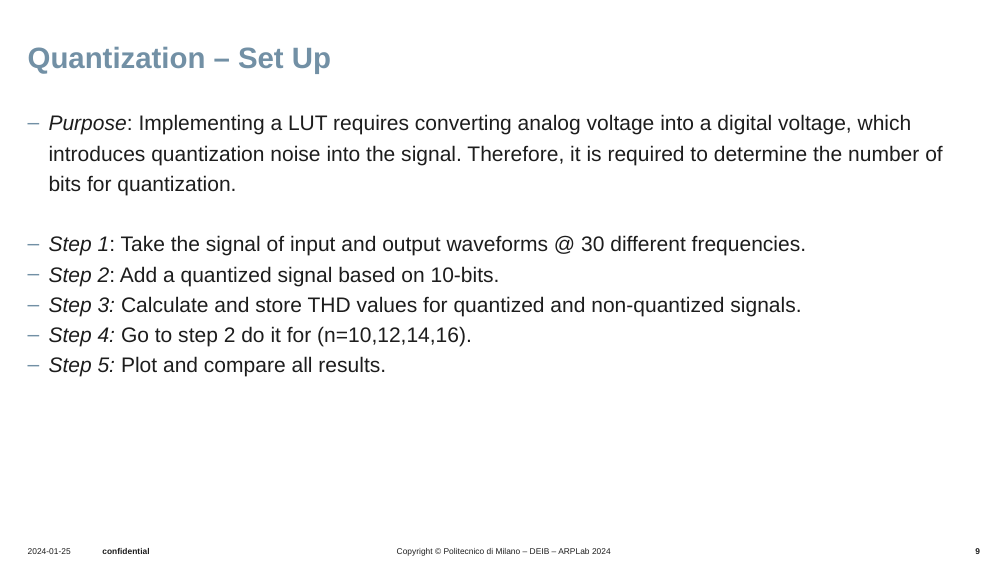
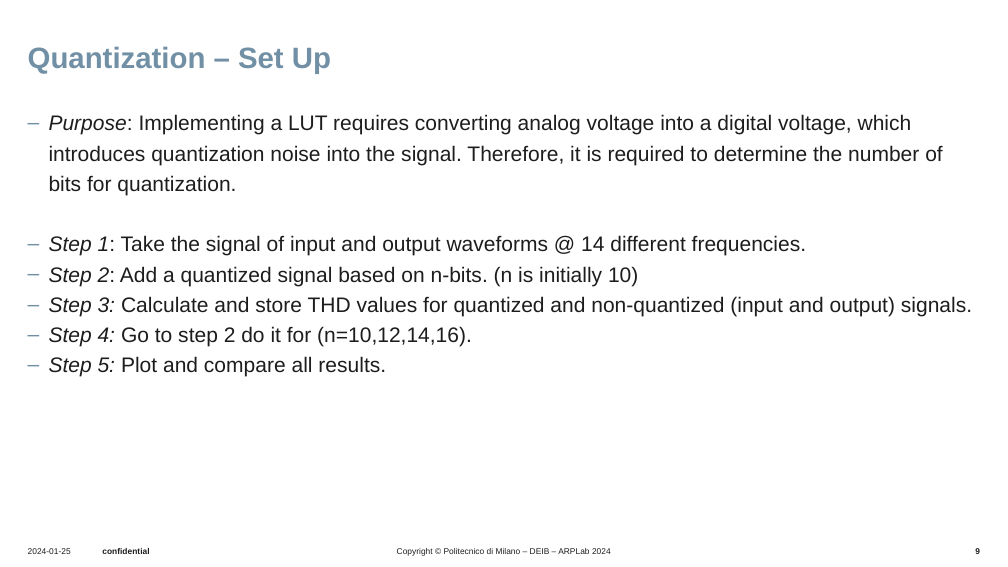
Before and after one commit to UseProxy305/thesisWork, a slide deck: slide 9 of Presentations/presentation6_2_oct/20251002_bi.pptx. Drawn at 1008x567 pixels with LibreOffice and Linux fonts; fonts in the diff are those of the drawing; background and template pictures are left out. Boxes give left, top, right and bottom in pixels: in the first picture for what was removed or moved away, otherwise in the second. Text is boxed around its words. In the diff, an @@ line names an element or a change of style, - is before the commit and + after.

```diff
--- a/Presentations/presentation6_2_oct/20251002_bi.pptx
+++ b/Presentations/presentation6_2_oct/20251002_bi.pptx
@@ text at (49, 235, 972, 316): text changed @@
-‒ Step 1: Take the signal of input and output waveforms @ 30 different frequencies.
-‒ Step 2: Add a quantized signal based on 10-bits.
-‒ Step 3: Calculate and store THD values for quantized and non-quantized signals.
+‒ Step 1: Take the signal of input and output waveforms @ 14 different frequencies.
+‒ Step 2: Add a quantized signal based on n-bits. (n is initially 10)
+‒ Step 3: Calculate and store THD values for quantized and non-quantized (input and output) signals.
```
Also in this commit, not shown: 13 other slides changed, 11 slides added, 32 slides removed, 13 other files.
